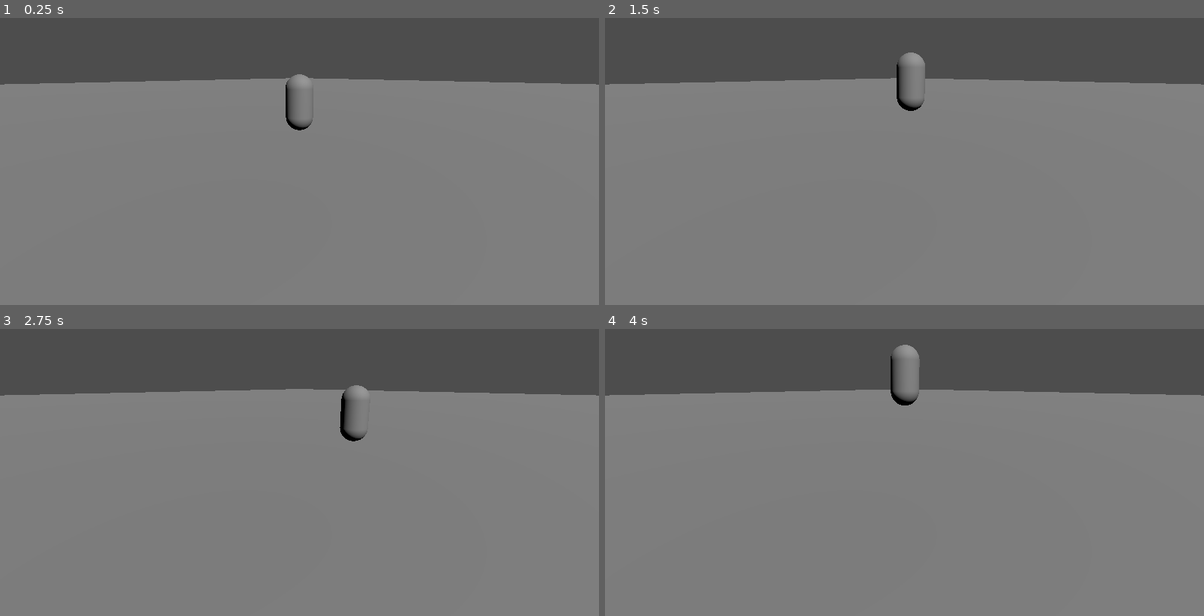
Above: before the commit, frames 1-4 (two rows, left to right).
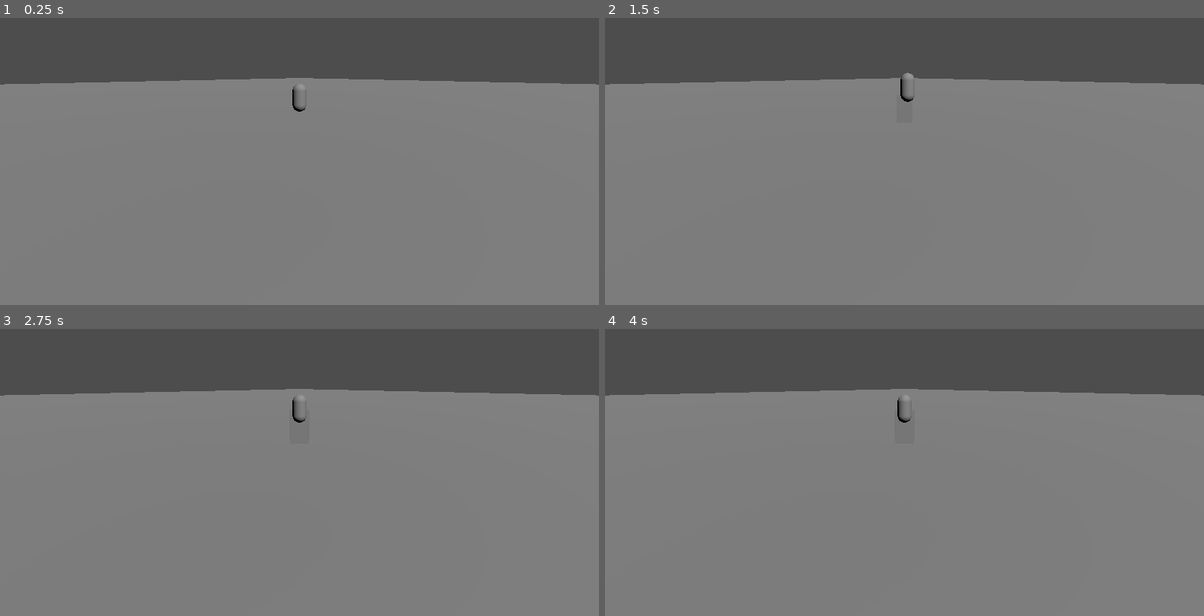
Above: after the commit, the same moments.

Repository: AlbertCastellon/vibeCoding_practica
Game: Godot game, scene res://scenes/main.tscn
Same seed, same stepped clock (60 frames per second), same inputs: the game is played once before the commit and once after it.
Inputs:
- Up to frame 1 (0.25 s): no input
- Up to frame 2 (1.5 s): tap Enter at 0.5 s; hold Right (move_right) 0.53-1.28 s; tap Up (jump) at 0.77 s; hold Left (move_left) from 1.28 s (still down)
- Up to frame 3 (2.75 s): tap Up (jump) at 1.52 s; release Left (move_left) at 2.03 s; hold Right (move_right) from 2.03 s (still down)
- Up to frame 4 (4 s): tap Space at 2.75 s; tap Up (jump) at 3.02, 3.77 s; release Right (move_right) at 3.53 s; hold Left (move_left) from 3.53 s (still down)

The runs differ from the first frame. In frame 1, 0.3% of the frame differs, in the area x 47-53%, y 19-40%; in frame 2, 0.5%; in frame 3, 0.5%; in frame 4, 0.8%, in the area x 24-53%, y 5-33%.

Commit message:
basic format del joc

Diff:
--- a/infinite-road/scenes/main.tscn
+++ b/infinite-road/scenes/main.tscn
@@ -2,6 +2,7 @@
 
 [ext_resource type="PackedScene" uid="uid://cab3ekswmv1ob" path="res://scenes/player.tscn" id="1_o5qli"]
 [ext_resource type="Script" uid="uid://bp3ttj4b0f4h" path="res://scripts/camera_ring.gd" id="2_0wfyh"]
+[ext_resource type="PackedScene" uid="uid://vp0o406453px" path="res://scenes/obstacle.tscn" id="3_sugp2"]
 
 [sub_resource type="BoxMesh" id="BoxMesh_o5qli"]
 size = Vector3(20, 1, 100)
@@ -36,3 +37,6 @@
 [node name="Camera3D" type="Camera3D" parent="CameraRing" unique_id=1419483341]
 transform = Transform3D(1, 0, 0, 0, 0.9659259, 0.25881907, 0, -0.25881907, 0.9659258, 0, 3, 8)
 current = true
+
+[node name="Obstacle" parent="." unique_id=1652062270 groups=["obstacle"] instance=ExtResource("3_sugp2")]
+transform = Transform3D(1, 0, 0, 0, 1, 0, 0, 0, 1, 0, 0, -20)
--- /dev/null
+++ b/infinite-road/scenes/obstacle.tscn
@@ -0,0 +1,15 @@
+[gd_scene format=3 uid="uid://vp0o406453px"]
+
+[sub_resource type="BoxMesh" id="BoxMesh_3xr6u"]
+size = Vector3(1.5, 3, 1.5)
+
+[sub_resource type="BoxShape3D" id="BoxShape3D_3xr6u"]
+size = Vector3(1.5, 3, 1.5)
+
+[node name="Obstacle" type="StaticBody3D" unique_id=1652062270]
+
+[node name="MeshInstance3D" type="MeshInstance3D" parent="." unique_id=1140439484]
+mesh = SubResource("BoxMesh_3xr6u")
+
+[node name="CollisionShape3D" type="CollisionShape3D" parent="." unique_id=801358375]
+shape = SubResource("BoxShape3D_3xr6u")
--- a/infinite-road/scenes/player.tscn
+++ b/infinite-road/scenes/player.tscn
@@ -5,6 +5,7 @@
 [sub_resource type="CapsuleMesh" id="CapsuleMesh_g2els"]
 
 [sub_resource type="CapsuleShape3D" id="CapsuleShape3D_qhqgy"]
+height = 1.0
 
 [node name="Player" type="CharacterBody3D" unique_id=327042463]
 script = ExtResource("1_3vyb7")
--- a/infinite-road/scripts/camera_ring.gd
+++ b/infinite-road/scripts/camera_ring.gd
@@ -2,6 +2,8 @@
 
 @export var player: Node3D
 
+var offset := Vector3(0, 3, 8)
+
 func _process(delta):
 	if player:
-		position.z = player.position.z
+		position.z = player.position.z + offset.z
--- a/infinite-road/scripts/player.gd
+++ b/infinite-road/scripts/player.gd
@@ -11,13 +11,19 @@
 # --- Física ---
 var gravity := 20.0
 var jump_force := 8.0
+var is_dead := false
 
 func _ready():
 	target_x = position.x
 
 func _physics_process(delta):
+
+	if is_dead:
+		return
+
 	handle_input()
 	apply_movement(delta)
+	check_collision()
 
 func handle_input():
 	if Input.is_action_just_pressed("move_left"):
@@ -44,3 +50,21 @@
 		velocity.y -= gravity * delta
 
 	move_and_slide()
+
+func check_collision():
+	for i in get_slide_collision_count():
+
+		var collision = get_slide_collision(i)
+
+		if collision.get_collider().is_in_group("obstacle"):
+
+			game_over()
+
+func game_over():
+
+	if is_dead:
+		return
+
+	is_dead = true
+
+	print("GAME OVER")
